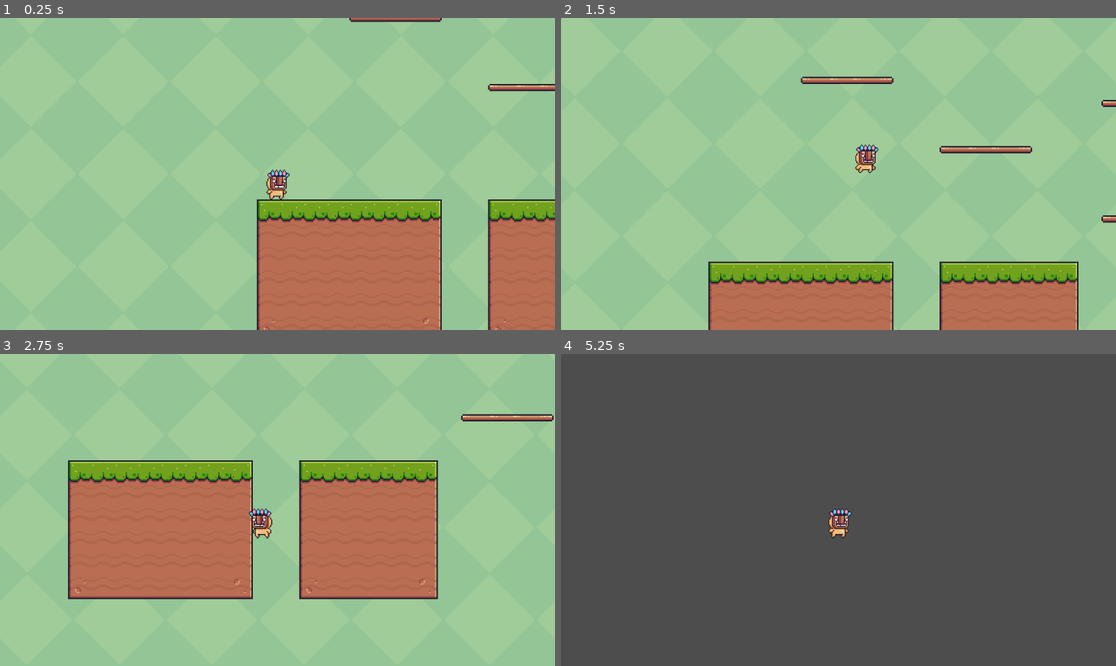
Above: before the commit, frames 1-4 (two rows, left to right).
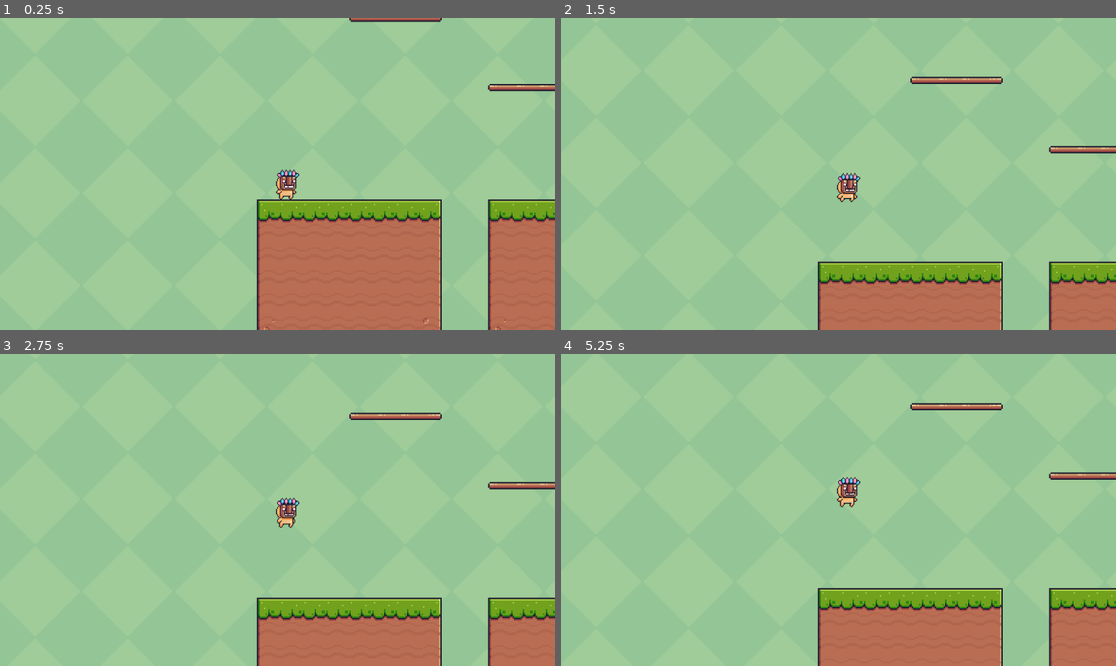
Above: after the commit, the same moments.

Repository: Dawid-Jarczok/NPG_projekt_zaliczeniowy
Game: Godot game, scene res://Scene_1.tscn
Two runs of this game, one before a commit and one after it. Both use one fixed random seed, a clock stepped at 60 frames per second and the inputs below.
Inputs:
- Up to frame 1 (0.25 s): no input
- Up to frame 2 (1.5 s): tap Enter (ui_accept) at 0.5, 0.6 s; hold D (move_right, bound only before the commit) from 0.53 s (still down); tap Space (jump, bound only before the commit) at 0.77, 0.8, 1.07, 1.35 s
- Up to frame 3 (2.75 s): tap Space (jump, bound only before the commit) at 1.52, 1.82, 2.3 s; tap Enter (ui_accept) at 1.55, 2.1 s; release D (move_right, bound only before the commit) at 2.03 s; hold A (move_left, bound only before the commit) from 2.03 s (still down)
- Up to frame 4 (5.25 s): release A (move_left, bound only before the commit) at 2.78 s; hold D (move_right, bound only before the commit) 2.78-4.28 s; tap Enter (ui_accept) at 2.85, 4.35, 5.1 s; tap Space (jump, bound only before the commit) at 3.02, 3.32, 3.6, 3.77, 4.07, 4.52, 4.82 s; hold A (move_left, bound only before the commit) 4.28-5.03 s; hold D (move_right, bound only before the commit) from 5.03 s (still down)

The runs differ from the first frame. In frame 1, 0.4% of the frame differs, in the area x 47-54%, y 48-59%; in frame 2, 13%; in frame 3, 37%; in frame 4, 100%, in the area x 0-100%, y 0-100%.

Commit message:
Budowa Mapy

Diff:
--- a/gra_projektNPG/Scene_1.tscn
+++ b/gra_projektNPG/Scene_1.tscn
@@ -3,7 +3,7 @@
 [ext_resource type="Texture2D" uid="uid://k8y5rpqtbru5" path="res://Background/Green.png" id="1_4kmdb"]
 [ext_resource type="Texture2D" uid="uid://bn1ov4eydlbul" path="res://Terrain (16x16).png" id="2_mv8or"]
 [ext_resource type="Texture2D" uid="uid://o8a2g6ahh7k8" path="res://Background/Brown.png" id="2_sxmmx"]
-[ext_resource type="Script" path="res://scripts/player_movement.gd" id="3_3jpsd"]
+[ext_resource type="Script" path="res://player_movement.gd" id="3_3jpsd"]
 [ext_resource type="Texture2D" uid="uid://dj511m2v60foe" path="res://Idle (32x32).png" id="5_y3yg6"]
 
 [sub_resource type="TileSetAtlasSource" id="TileSetAtlasSource_qov1h"]
@@ -958,10 +958,10 @@
 anchors_preset = 15
 anchor_right = 1.0
 anchor_bottom = 1.0
-offset_left = -853.0
-offset_top = -1733.0
-offset_right = 1280.0
-offset_bottom = -359.0
+offset_left = -844.0
+offset_top = -1693.0
+offset_right = 1289.0
+offset_bottom = -319.0
 grow_horizontal = 2
 grow_vertical = 2
 scale = Vector2(3, 3)
--- /dev/null
+++ b/gra_projektNPG/player_movement.gd
@@ -0,0 +1,32 @@
+extends CharacterBody2D
+
+
+const SPEED = 300.0
+const JUMP_VELOCITY = -600.0
+
+# Get the gravity from the project settings to be synced with RigidBody nodes.
+var gravity = ProjectSettings.get_setting("physics/2d/default_gravity")
+
+
+func _physics_process(delta):
+	# Add the gravity.
+	if not is_on_floor():
+		velocity.y += gravity * delta
+
+	# Handle jump.
+	if Input.is_action_just_pressed("ui_accept") and is_on_floor():
+		velocity.y = JUMP_VELOCITY
+
+	# Get the input direction and handle the movement/deceleration.
+	# As good practice, you should replace UI actions with custom gameplay actions.
+	var direction = Input.get_axis("ui_left", "ui_right")
+	if direction:
+		velocity.x = direction * SPEED
+	else:
+		velocity.x = move_toward(velocity.x, 0, SPEED)
+
+	move_and_slide()
+
+func _ready():
+	# Ustawienie nowej pozycji postaci
+	position = Vector2(20, 20) # zamiast x i y wpisz odpowiednie wartości współrzędnych
--- a/gra_projektNPG/project.godot
+++ b/gra_projektNPG/project.godot
@@ -15,26 +15,6 @@
 config/features=PackedStringArray("4.2", "Mobile")
 config/icon="res://icon.svg"
 
-[input]
-
-move_right={
-"deadzone": 0.5,
-"events": [Object(InputEventKey,"resource_local_to_scene":false,"resource_name":"","device":-1,"window_id":0,"alt_pressed":false,"shift_pressed":false,"ctrl_pressed":false,"meta_pressed":false,"pressed":false,"keycode":0,"physical_keycode":68,"key_label":0,"unicode":100,"echo":false,"script":null)
-, Object(InputEventKey,"resource_local_to_scene":false,"resource_name":"","device":-1,"window_id":0,"alt_pressed":false,"shift_pressed":false,"ctrl_pressed":false,"meta_pressed":false,"pressed":false,"keycode":0,"physical_keycode":4194321,"key_label":0,"unicode":0,"echo":false,"script":null)
-]
-}
-move_left={
-"deadzone": 0.5,
-"events": [Object(InputEventKey,"resource_local_to_scene":false,"resource_name":"","device":-1,"window_id":0,"alt_pressed":false,"shift_pressed":false,"ctrl_pressed":false,"meta_pressed":false,"pressed":false,"keycode":0,"physical_keycode":65,"key_label":0,"unicode":97,"echo":false,"script":null)
-, Object(InputEventKey,"resource_local_to_scene":false,"resource_name":"","device":-1,"window_id":0,"alt_pressed":false,"shift_pressed":false,"ctrl_pressed":false,"meta_pressed":false,"pressed":false,"keycode":0,"physical_keycode":4194319,"key_label":0,"unicode":0,"echo":false,"script":null)
-]
-}
-jump={
-"deadzone": 0.5,
-"events": [Object(InputEventKey,"resource_local_to_scene":false,"resource_name":"","device":-1,"window_id":0,"alt_pressed":false,"shift_pressed":false,"ctrl_pressed":false,"meta_pressed":false,"pressed":false,"keycode":0,"physical_keycode":32,"key_label":0,"unicode":32,"echo":false,"script":null)
-]
-}
-
 [rendering]
 
 renderer/rendering_method="mobile"
